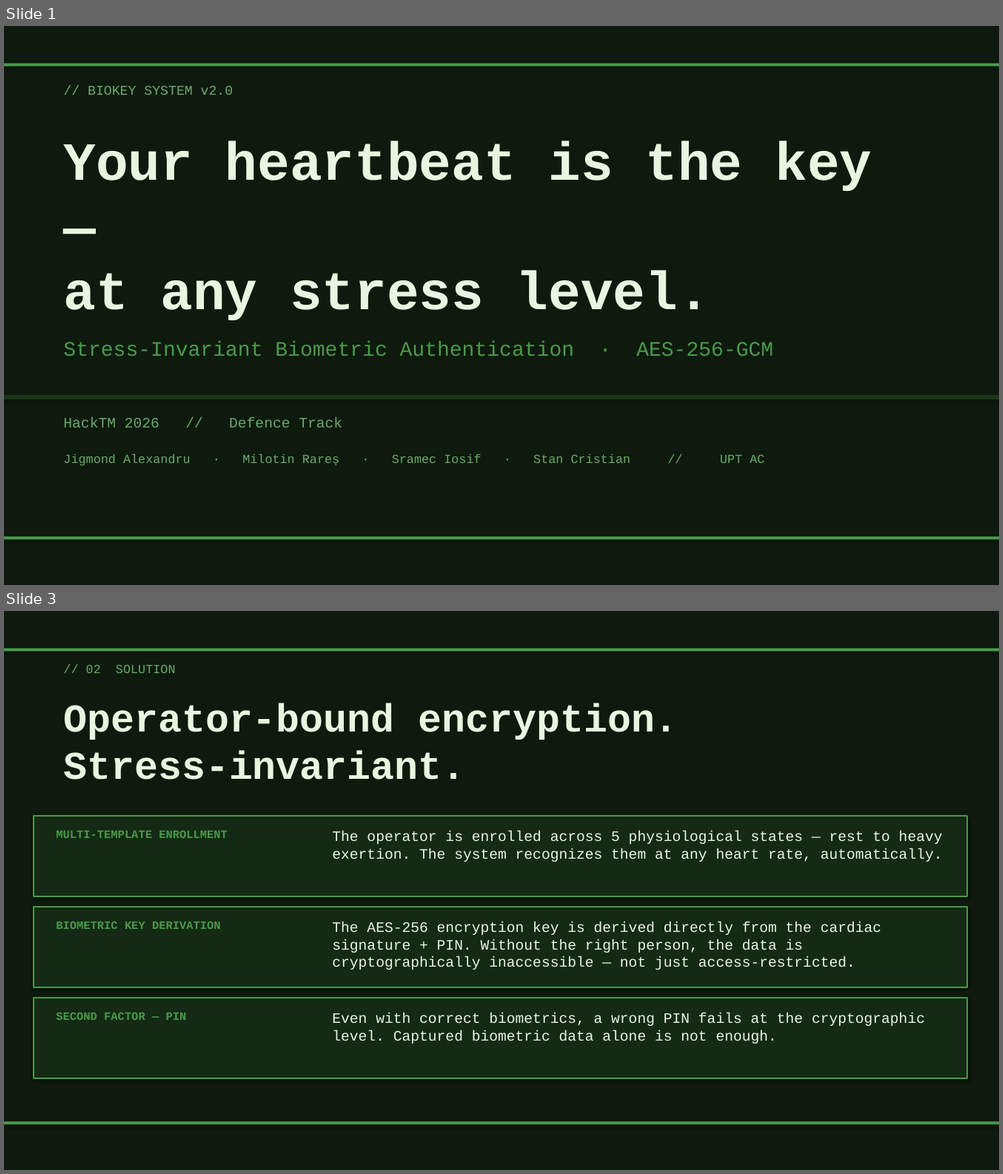
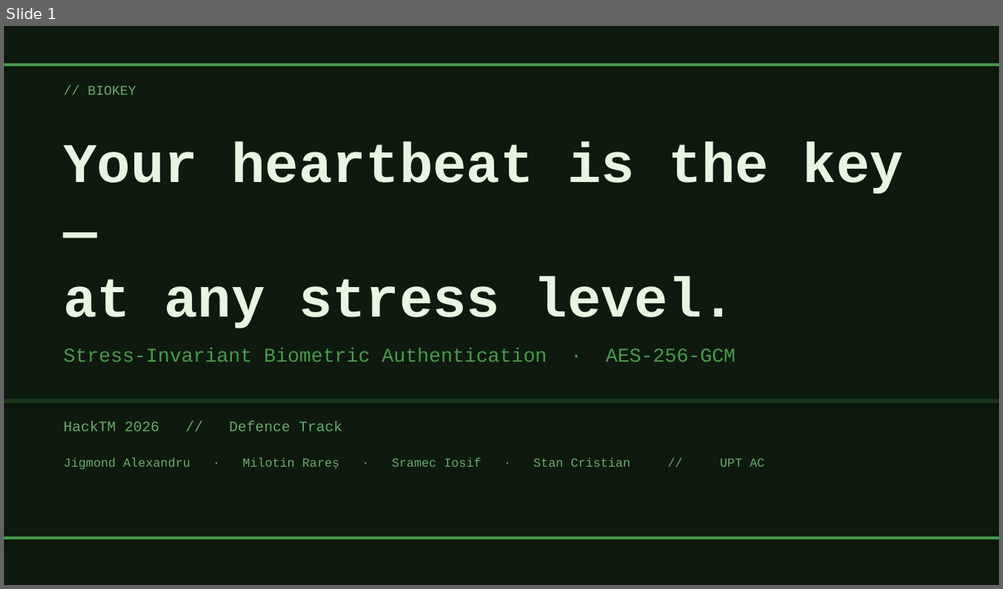
Before and after one commit to IosifSramec/biokey, a slide deck: BioKey_Presentation.pptx. Shown one above the other, each under a label of ours: slides 1 and 3 before the commit, slide 1 after it; the slides between them are not shown. The pictures are 1003x1174 and 1003x589 pixels, drawn with LibreOffice and Linux fonts; fonts in the diff are those of the drawing. Boxes give left, top, right and bottom in pixels: in the first picture for what was removed or moved away, otherwise in the second. Text is boxed around its words. In the diff, an @@ line names an element or a change of style, - is before the commit and + after.

```diff
--- a/BioKey_Presentation.pptx
+++ b/BioKey_Presentation.pptx
@@ slide 3 removed at (4,611,999,1170), background #0D1A0D @@
@@ rectangle removed at (4,648,999,651) @@
@@ text removed at (86,665,176,673) @@
-// 02 SOLUTION
@@ text removed at (63,704,678,780) @@
-Operator-bound encryption.
-Stress-invariant.
@@ rectangle removed at (34,816,967,897) @@
@@ text removed at (56,831,227,838) @@
-MULTI-TEMPLATE ENROLLMENT
@@ text removed at (332,832,942,862) @@
-The operator is enrolled across 5 physiological states — rest to heavy exertion. The system recognizes them at any heart rate, automatically.
@@ rectangle removed at (34,907,967,988) @@
@@ text removed at (56,922,221,929) @@
-BIOMETRIC KEY DERIVATION
@@ text removed at (332,923,881,970) @@
-The AES-256 encryption key is derived directly from the cardiac signature + PIN. Without the right person, the data is cryptographically inaccessible — not just access-restricted.
@@ rectangle removed at (34,998,967,1079) @@
@@ text removed at (56,1013,187,1020) @@
-SECOND FACTOR — PIN
@@ text removed at (332,1014,925,1044) @@
-Even with correct biometrics, a wrong PIN fails at the cryptographic level. Captured biometric data alone is not enough.
@@ rectangle removed at (4,1122,999,1125) @@
@@ slide 1 changed as well @@
@@ text at (88,86,136,95): text changed @@
-// BIOKEY SYSTEM v2.0
+// BIOKEY
@@ text "Your heartbeat is the key ..." at (63,142,903,329): size 52 to 54 pt @@
@@ text "Stress-Invariant Biometric Authentication · AES-256-GCM": place and size @@
-text "Stress-Invariant Biometric Authentication · AES-256-GCM" at (63,341,773,356)
+text "Stress-Invariant Biometric Authentication · AES-256-GCM" at (63,349,735,362)
@@ text "Stress-Invariant Biometric Authentication · AES-256-GCM" at (63,349,735,362): size 20 to 19 pt @@
@@ 2 texts, 1 rectangle: place and size @@
-2 texts, 1 rectangle at (4,395,999,466)
+2 texts, 1 rectangle at (4,399,999,470)
```
Also in this commit, not shown: 1 other slide changed, 2 slides added, 1 other slide removed, 2 other files.
